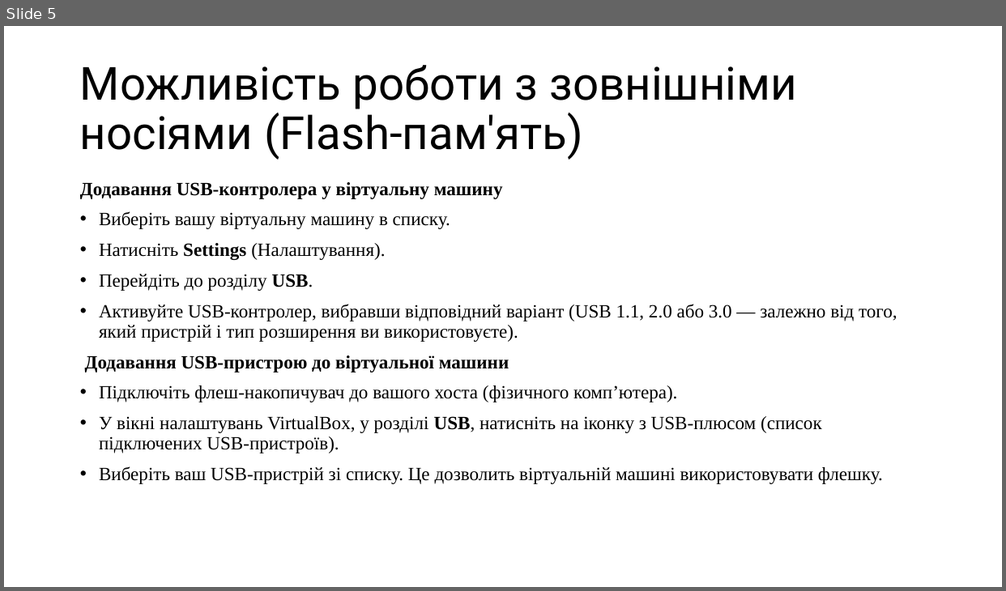
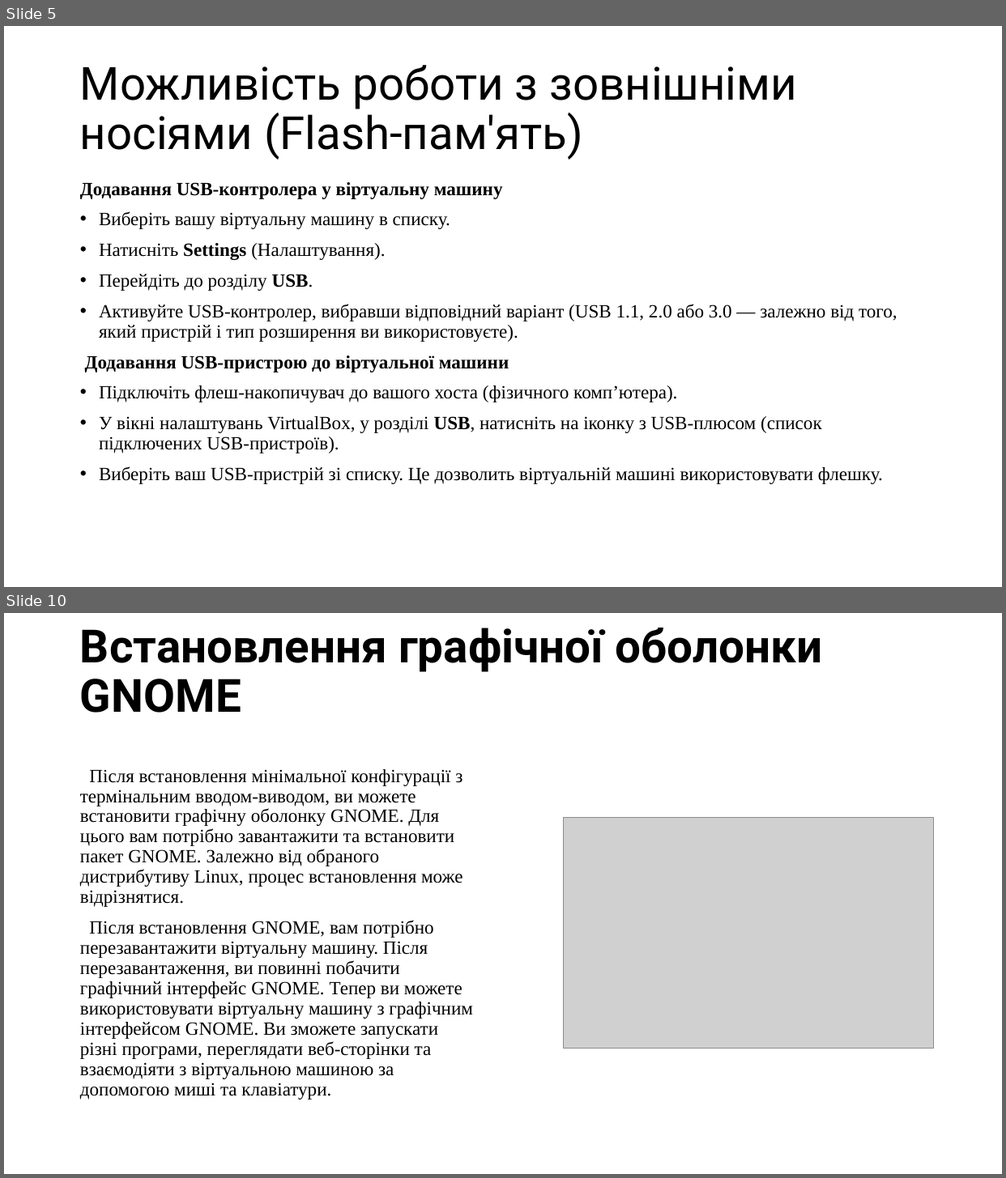
Before and after one commit to Teramar1/VelikieBomji, a slide deck: WorkCase2.pptx. Shown one above the other, each under a label of ours: slide 5 before the commit, slides 5 and 10 after it; the slides between them are not shown. The pictures are 1006x591 and 1006x1178 pixels, drawn with LibreOffice and Linux fonts; fonts in the diff are those of the drawing; grey boxes stand for pictures. Boxes give left, top, right and bottom in pixels: in the first picture for what was removed or moved away, otherwise in the second. Text is boxed around its words. In the diff, an @@ line names an element or a change of style, - is before the commit and + after.

```diff
--- a/WorkCase2.pptx
+++ b/WorkCase2.pptx
@@ slide 10 added at <box>4,613,1002,1174</box>, background #FFFFFF @@
@@ title added at <box>80,628,822,713</box>, 44.1 pt, text #000000, bold @@
+Встановлення графічної оболонки GNOME
@@ text added at <box>80,769,473,1100</box>, 18 pt, text #000000 @@
+Після встановлення мінімальної конфігурації з термінальним вводом-виводом, ви можете встановити графічну оболонку GNOME. Для цього вам потрібно завантажити та встановити пакет GNOME. Залежно від обраного дистрибутиву Linux, процес встановлення може відрізнятися.
+Після встановлення GNOME, вам потрібно перезавантажити віртуальну машину. Після перезавантаження, ви повинні побачити графічний інтерфейс GNOME. Тепер ви можете використовувати віртуальну машину з графічним інтерфейсом GNOME. Ви зможете запускати різні програми, переглядати веб-сторінки та взаємодіяти з віртуальною машиною за допомогою миші та клавіатури.
@@ picture added at <box>563,817,934,1048</box> @@
```
Also in this commit, not shown: 2 slides changed, 4 other slides added, 1 slide removed.
